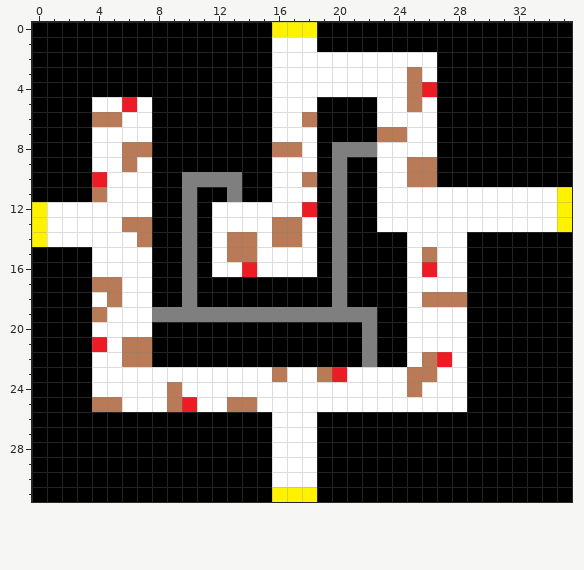
Edited in one commit: pixel-art sprite (Assets/Pixelmaps/pixelmap17.png). Above: the version before the commit.
The file is 36x32 pixels.
Now the later version:
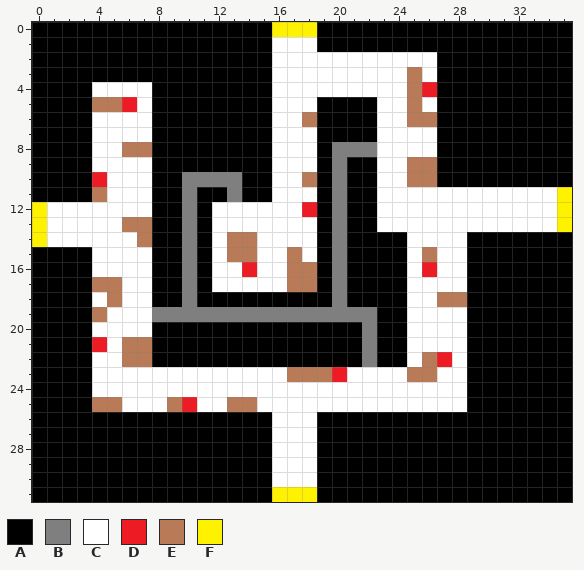
Palette (. is transparent): A #000000  B #7f7f7f  C #ffffff  D #ed1c24  E #b97a57  F #fff200
Difference:
y 4: x 4..7 AAAA -> CCCC
y 5: x 4..5 CC -> EE
y 6: x 4..5 EE -> CC; x 25..26 CC -> EE
y 7: x 23..24 EE -> CC
y 8: x 16..17 EE -> CC
y 9: x 6 E -> C
y 13..14: x 16..17 EE -> CC
y 15: x 17 C -> E
y 16: x 17..18 CC -> EE
y 17: x 12..18 AAAAAAA -> CCCCCEE
y 18: x 26 E -> C
y 23: x 16..18 ECC -> CEE
y 24: x 9 E -> C; x 25 E -> C
Boxes around the changes in both pictures, in picture pixels (x1, y1, x2, y2):
changed: (92, 82, 152, 172)
changed: (377, 112, 437, 142)
changed: (272, 142, 302, 157)
changed: (212, 217, 317, 292)
changed: (422, 292, 437, 307)
changed: (272, 367, 317, 382)
changed: (167, 382, 182, 397)
changed: (407, 382, 422, 397)
